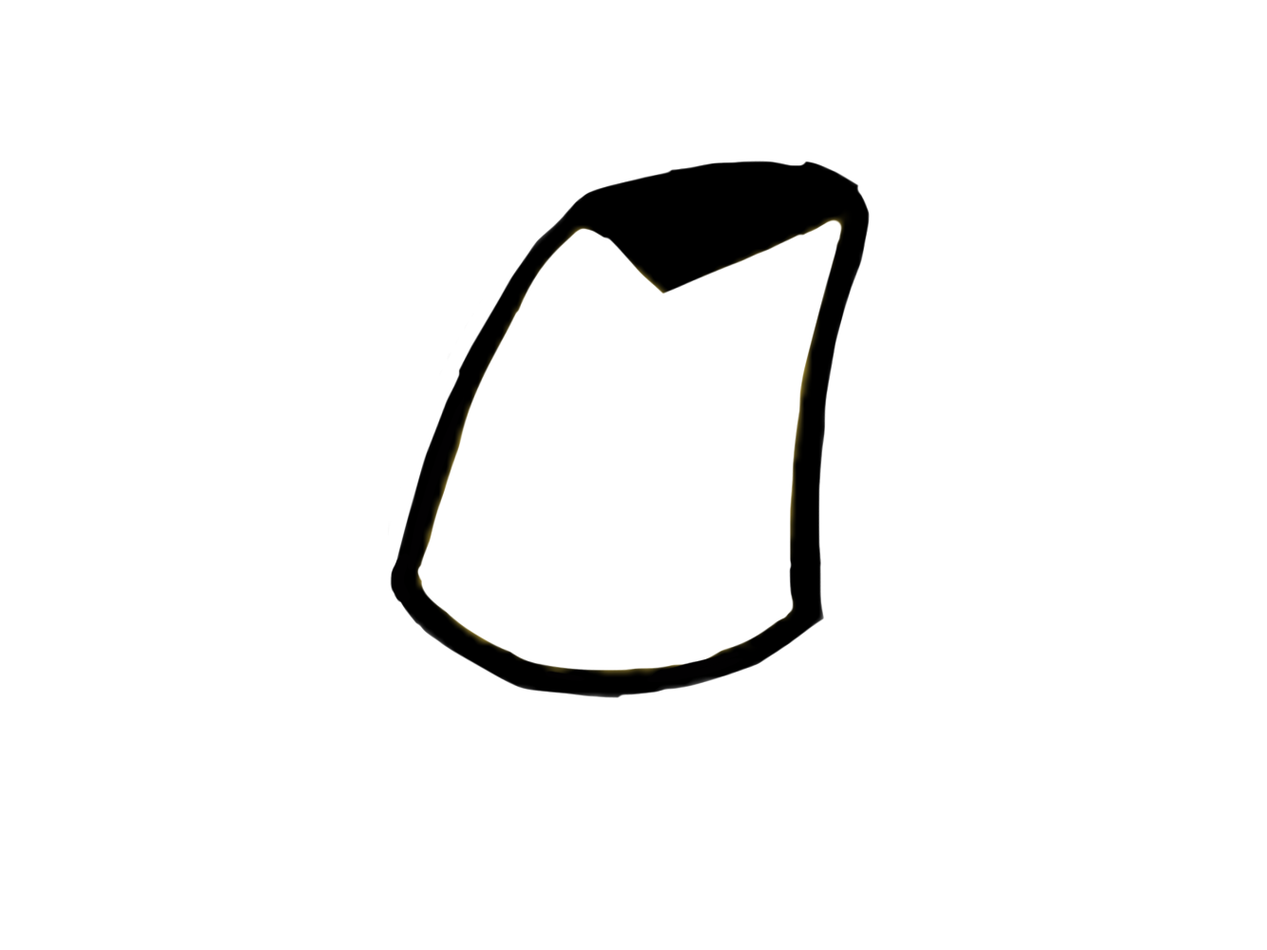
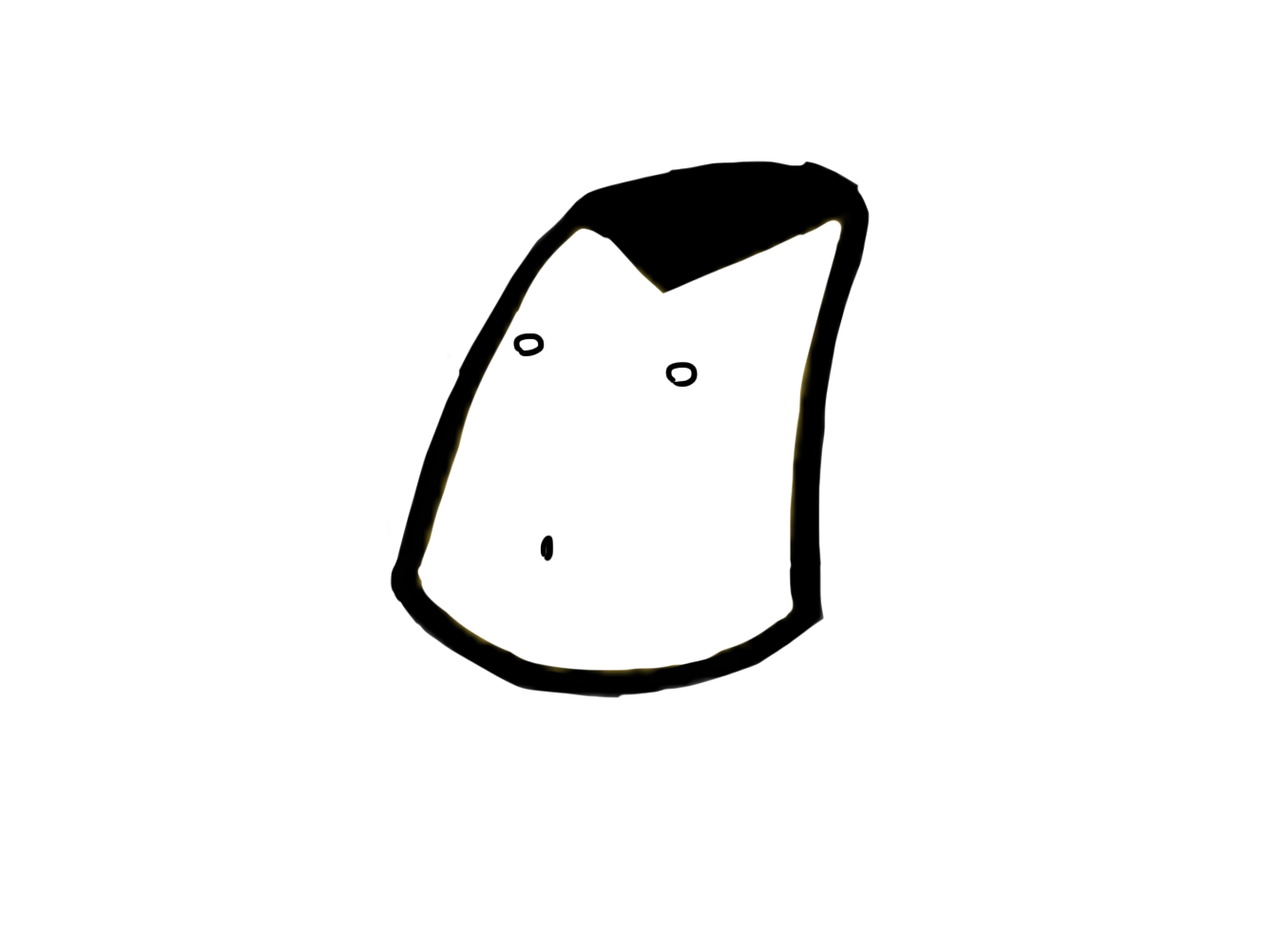
Two versions of the same layered image (1267x950). Layer-by-layer changes:
added layer "Layer 5" above "Layer 4" over left=512, top=332, right=699, bottom=563
added layer "Layer 4" above "Layer 2" over left=512, top=332, right=699, bottom=563
added layer "Layer 2" above "Layer 1" over left=512, top=332, right=699, bottom=563
added layer "Layer 1" above "Layer 3" over left=512, top=332, right=699, bottom=563
